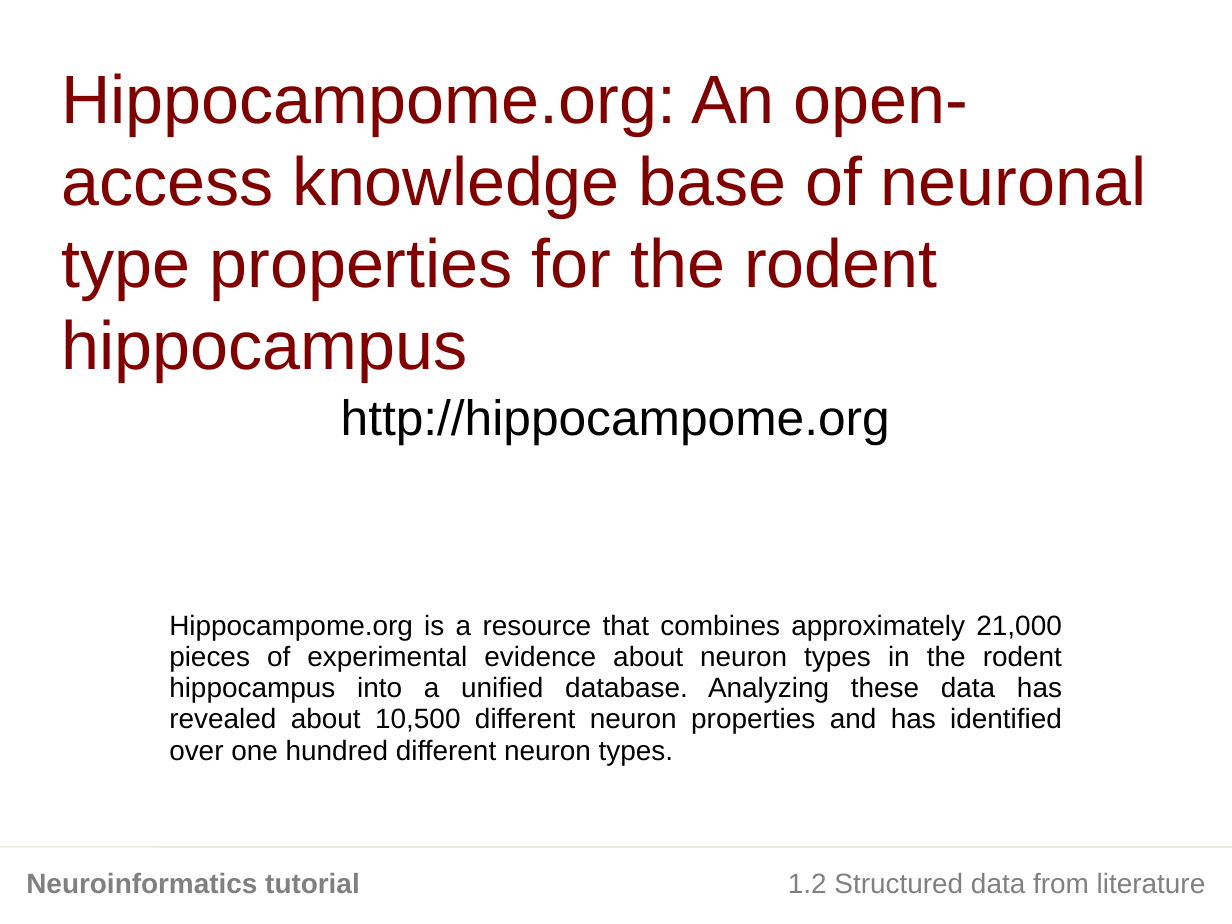
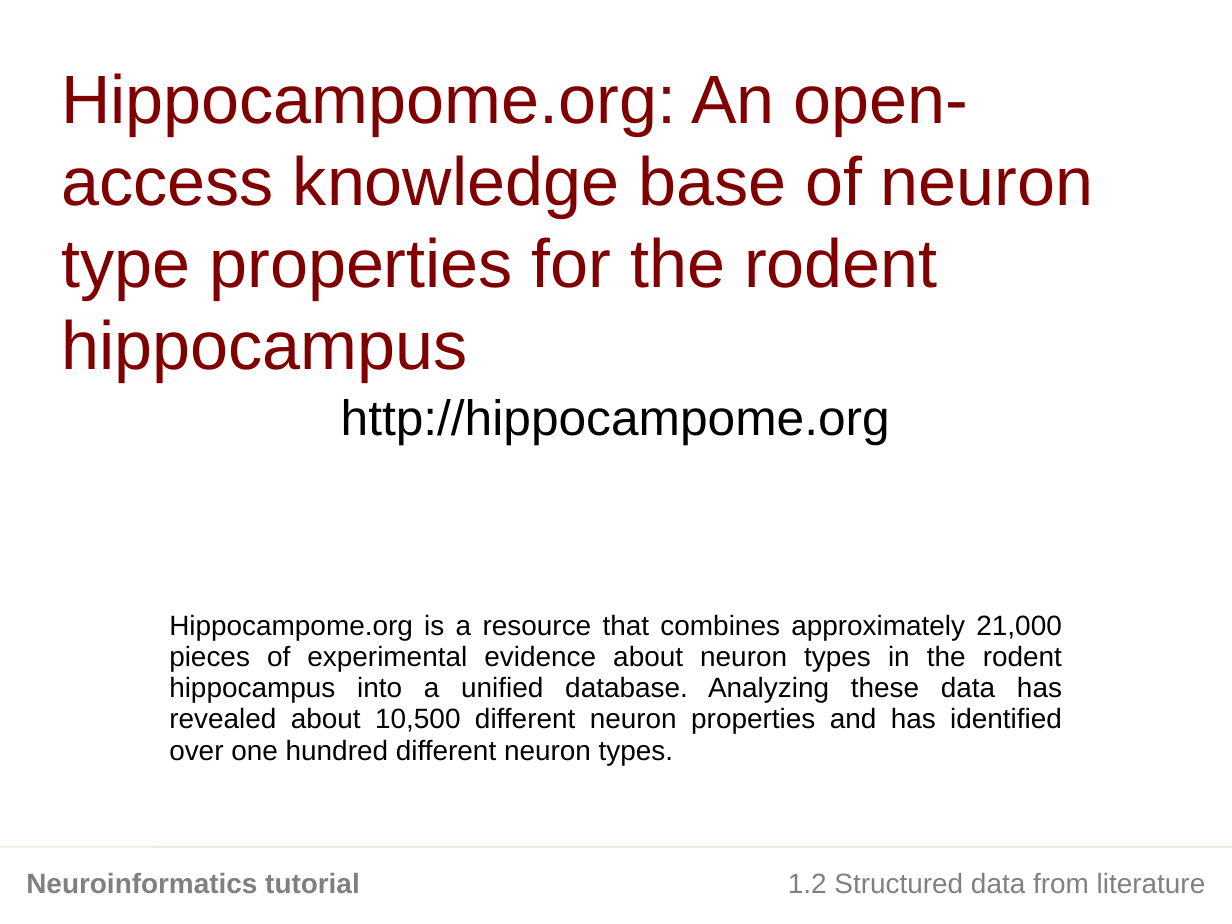
Before and after one commit to NeuralEnsemble/NeuroinformaticsTutorial, a slide deck: slide 1 of Part_1_Resources_for_computational_modellers/2_Structured_data_from_literature/2_Hippocampome.pptx. Drawn at 1232x924 pixels with LibreOffice and Linux fonts; fonts in the diff are those of the drawing. Boxes give left, top, right and bottom in pixels: in the first picture for what was removed or moved away, otherwise in the second. Text is boxed around its words. In the diff, an @@ line names an element or a change of style, - is before the commit and + after.

Commit message:
Checked 1-2; added updated Hippocampome

```diff
--- a/Part_1_Resources_for_computational_modellers/2_Structured_data_from_literature/2_Hippocampome.pptx
+++ b/Part_1_Resources_for_computational_modellers/2_Structured_data_from_literature/2_Hippocampome.pptx
@@ text at (x1=61, y1=73, x2=1094, y2=381): text changed @@
-Hippocampome.org: An open-access knowledge base of neuronal type properties for the rodent hippocampus
+Hippocampome.org: An open-access knowledge base of neuron type properties for the rodent hippocampus
```
Also in this commit, not shown: 1 other slide changed, 3 other files.
